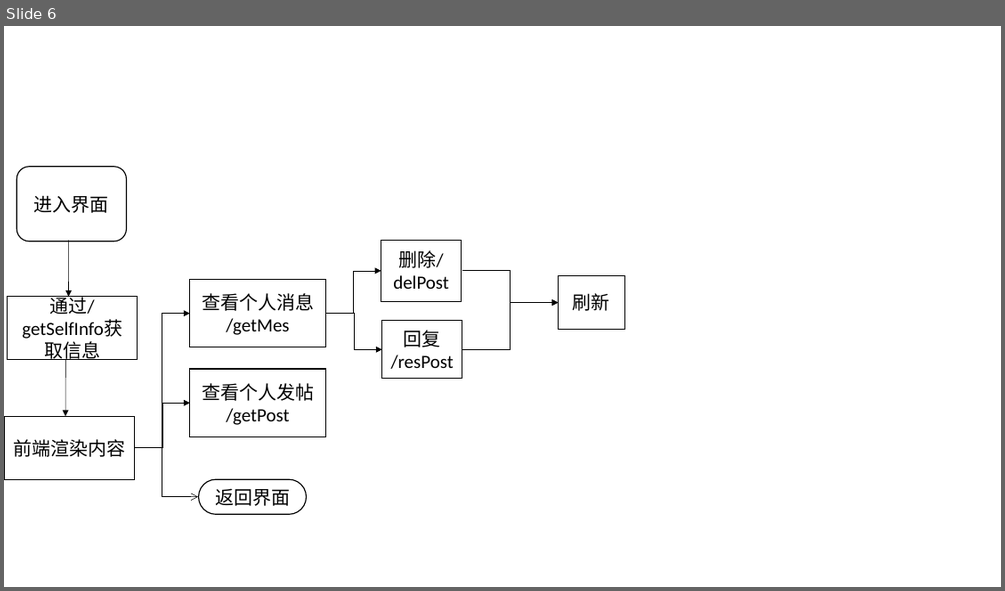
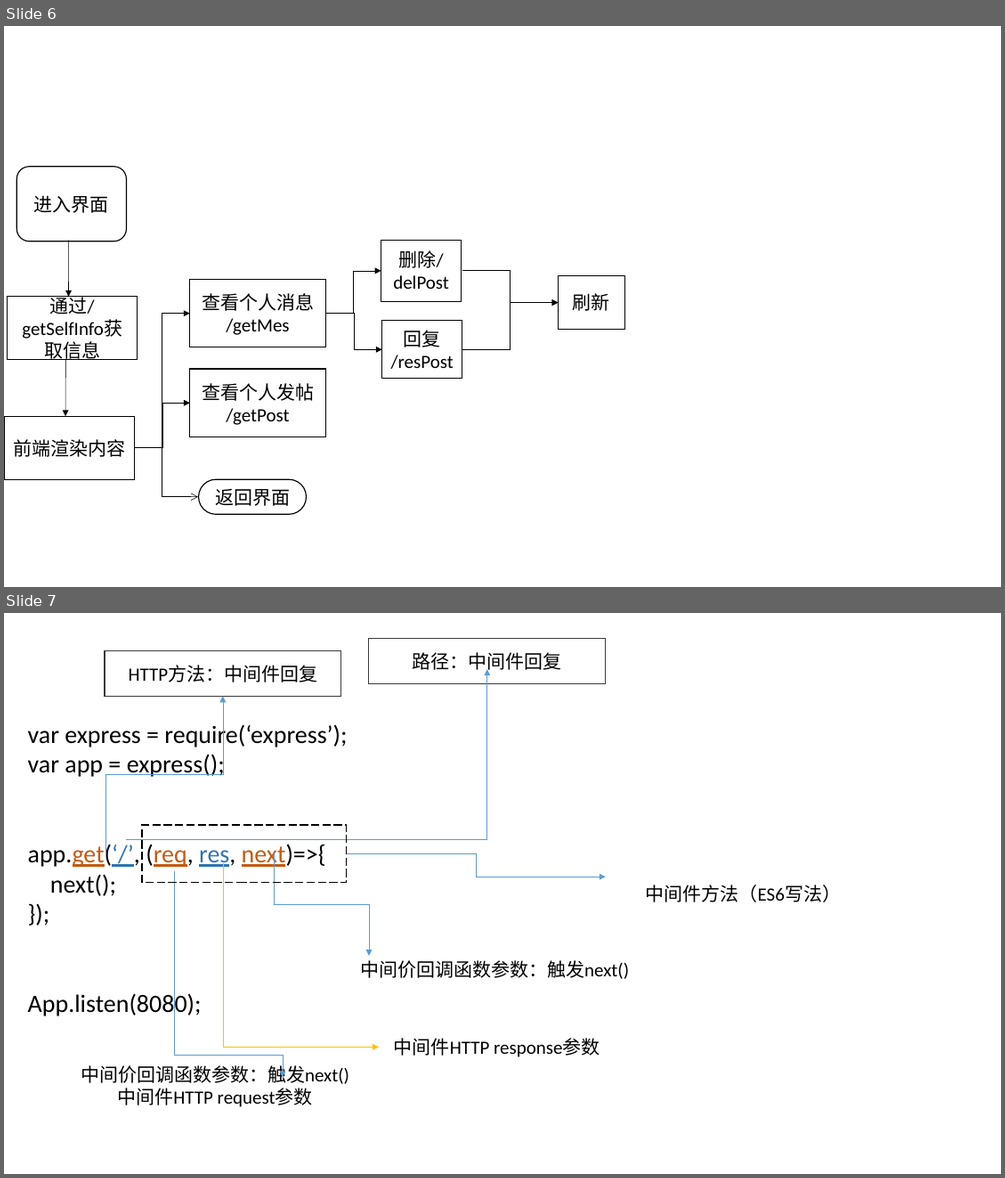
Before and after one commit to shan33/yyweb_backphone, a slide deck: public/毕业设计文档/毕业设计表格.pptx. Shown one above the other, each under a label of ours: slide 6 before the commit, slides 6 and 7 after it. The pictures are 1005x591 and 1005x1178 pixels, drawn with LibreOffice and Linux fonts; fonts in the diff are those of the drawing. Boxes give left, top, right and bottom in pixels: in the first picture for what was removed or moved away, otherwise in the second. Text is boxed around its words. In the diff, an @@ line names an element or a change of style, - is before the commit and + after.

```diff
--- a/public/毕业设计文档/毕业设计表格.pptx
+++ b/public/毕业设计文档/毕业设计表格.pptx
@@ slide 7 added at bbox=[4, 613, 1001, 1174], background #FFFFFF @@
@@ rectangle added at bbox=[369, 639, 606, 683], outline #3B3838 1 pt, 18 pt, text #000000 @@
+路径：中间件回复
@@ rectangle added at bbox=[105, 651, 340, 696], outline #3B3838 1 pt, 18 pt, text #000000 @@
+HTTP方法：中间件回复
@@ elbow arrow added from (126, 840) to (487, 669), #5B9BD5 0.5 pt @@
@@ elbow arrow added from (105, 853) to (223, 696), #5B9BD5 0.5 pt @@
@@ text added at bbox=[28, 722, 347, 1018], 24 pt, text #000000 @@
+var express = require(‘express’);
+var app = express();
+app.get(‘/’, (req, res, next)=>{
+next();
+});
+App.listen(8080);
@@ rectangle added at bbox=[142, 825, 348, 882], outline #000000 1 pt dashed @@
@@ elbow arrow added from (274, 852) to (369, 956), #5B9BD5 0.5 pt @@
@@ elbow arrow added from (174, 871) to (283, 1078), #5B9BD5 0.5 pt @@
@@ elbow arrow added from (223, 863) to (379, 1046), #FFC000 0.5 pt @@
@@ elbow arrow added from (347, 854) to (606, 877), #5B9BD5 0.5 pt @@
@@ text added at bbox=[646, 884, 841, 902], 18 pt, text #000000 @@
+中间件方法（ES6写法）
@@ text added at bbox=[360, 960, 629, 979], 18 pt, text #000000 @@
+中间价回调函数参数：触发next()
@@ text added at bbox=[394, 1038, 600, 1057], 18 pt, text #000000 @@
+中间件HTTP response参数
@@ text added at bbox=[81, 1062, 349, 1107], 18 pt, text #000000 @@
+中间价回调函数参数：触发next()
+中间件HTTP request参数
```
Also in this commit, not shown: 1 slide changed, 1 slide removed, 4 other files.
